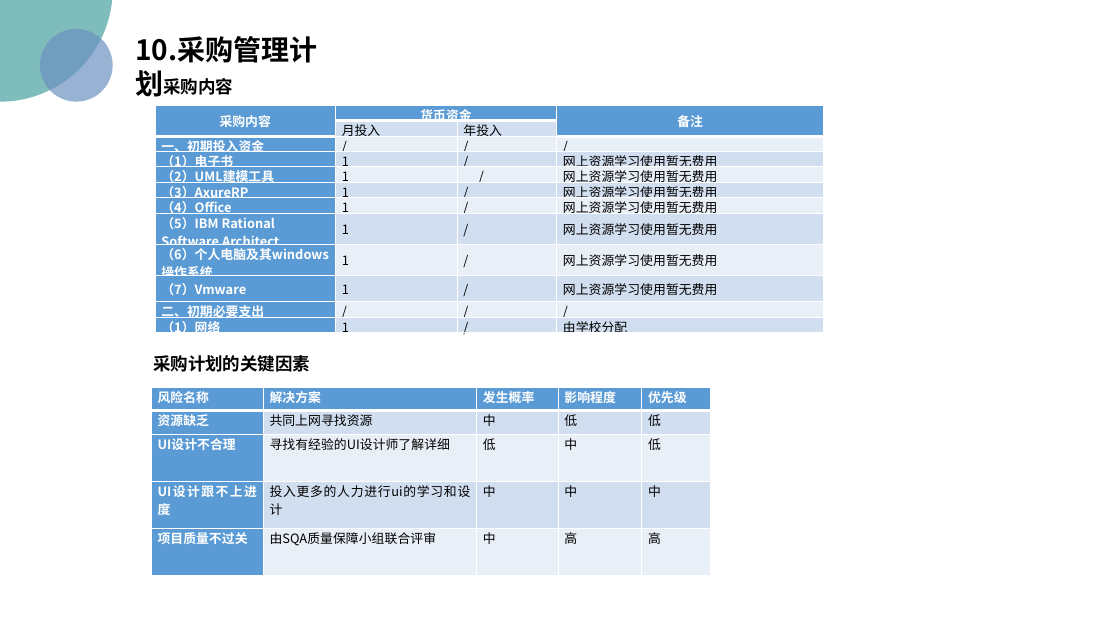
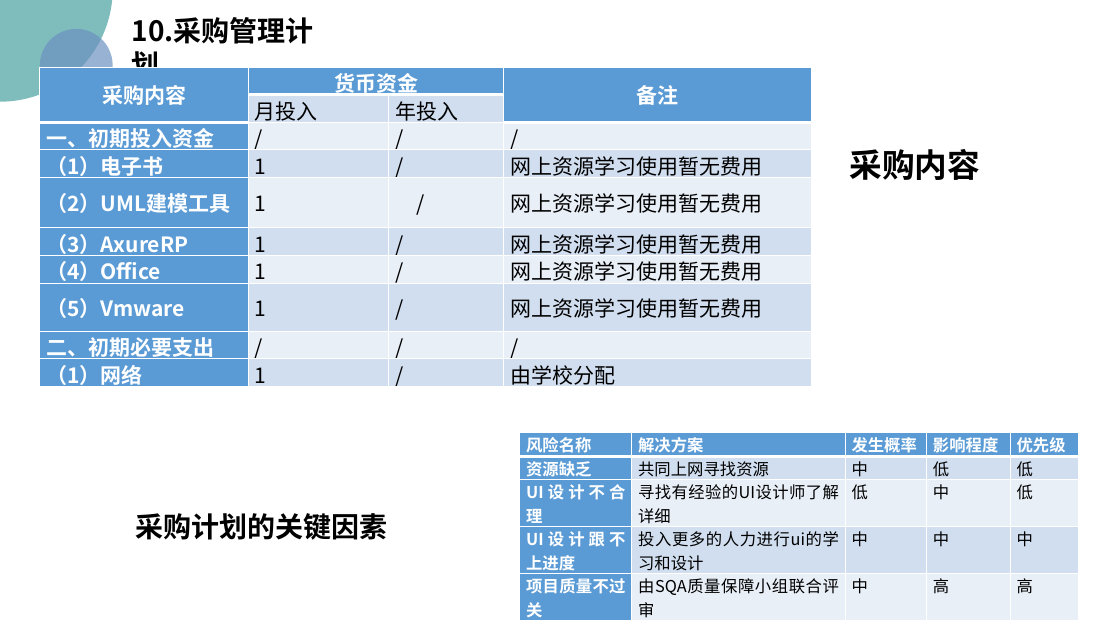
Before and after one commit to PRD2018/PRD2018-G15, a slide deck: slide 62 of 受控文档/01-需求工程项目计划/[PRD-15]需求工程项目计划.pptx (slide 61 before the commit). Drawn at 1120x630 pixels with LibreOffice and Linux fonts; fonts in the diff are those of the drawing; background and template pictures are left out. Boxes give left, top, right and bottom in pixels: in the first picture for what was removed or moved away, otherwise in the second. Text is boxed around its words. In the diff, an @@ line names an element or a change of style, - is before the commit and + after.

Commit message:
2018-11-2
更新 需求工程项目计划PPT

```diff
--- a/受控文档/01-需求工程项目计划/[PRD-15]需求工程项目计划.pptx
+++ b/受控文档/01-需求工程项目计划/[PRD-15]需求工程项目计划.pptx
@@ text "10.采购管理计划" rewrapped from [135, 36, 317, 97] to [132, 17, 314, 68] @@
@@ table at [39, 67, 812, 392] @@
-row 8: （5）IBM Rational Software Architect | 1 | / | 网上资源学习使用暂无费用
-row 9: （6）个人电脑及其windows操作系统 | 1 | / | 网上资源学习使用暂无费用
-row 10: （7）Vmware | 1 | / | 网上资源学习使用暂无费用
+row 8: （5）Vmware | 1 | / | 网上资源学习使用暂无费用
@@ table: place and size @@
-table at [155, 105, 824, 340]
+table at [39, 67, 812, 392]
@@ text "采购内容": place and size @@
-text "采购内容" at [163, 78, 233, 95]
+text "采购内容" at [850, 149, 981, 180]
@@ text "采购内容" at [850, 149, 981, 180]: size 15 to 28 pt @@
@@ table at [520, 433, 1080, 625] @@
@@ size 11 to 14 pt @@
@@ table: place and size @@
-table at [151, 387, 711, 576]
+table at [520, 433, 1080, 625]
@@ text "采购计划的关键因素": place and size @@
-text "采购计划的关键因素" at [153, 355, 310, 372]
+text "采购计划的关键因素" at [136, 513, 388, 540]
@@ text "采购计划的关键因素" at [136, 513, 388, 540]: size 15 to 24 pt @@
```
Also in this commit, not shown: 40 other slides changed, 5 slides added, 4 slides removed.
